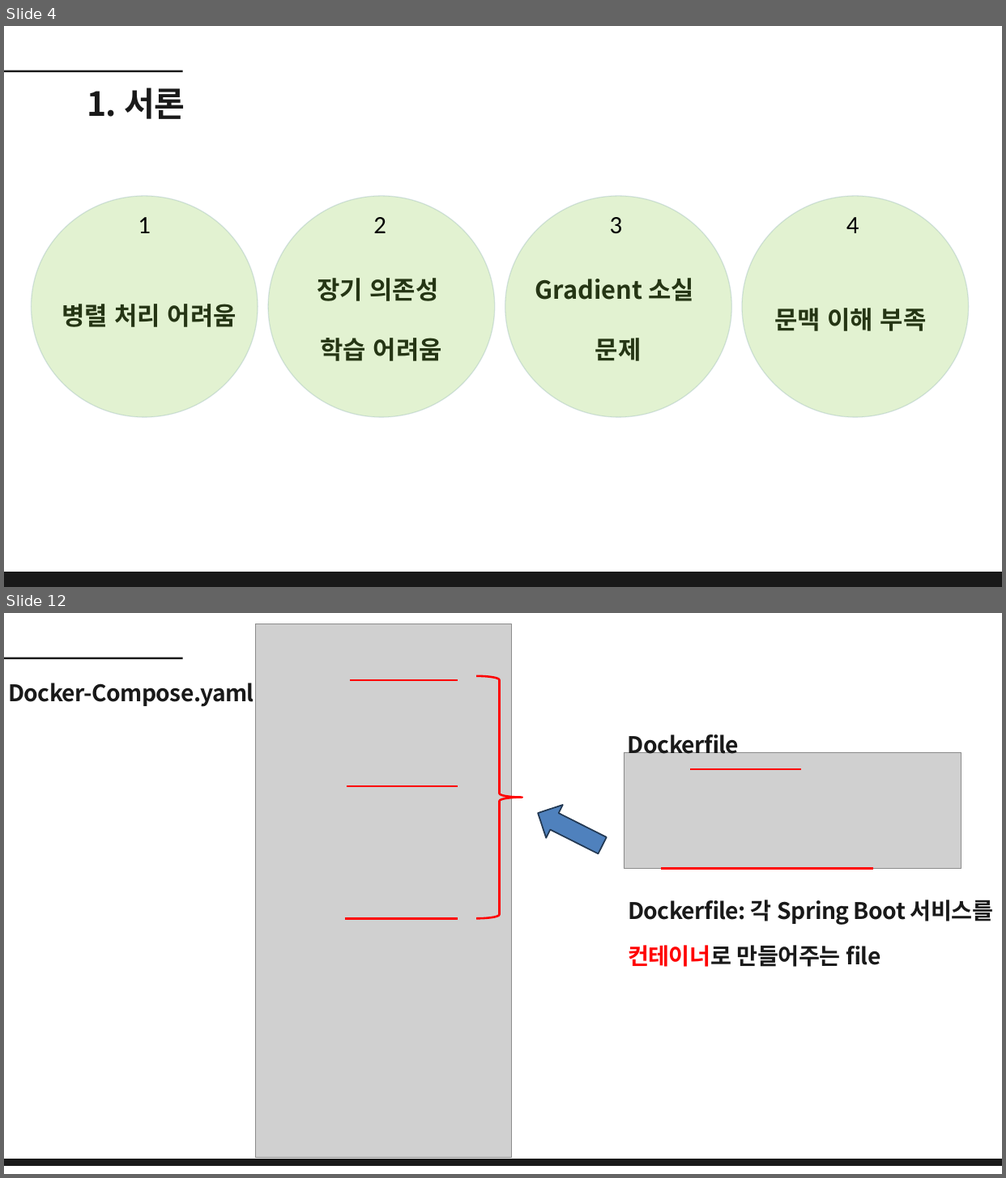
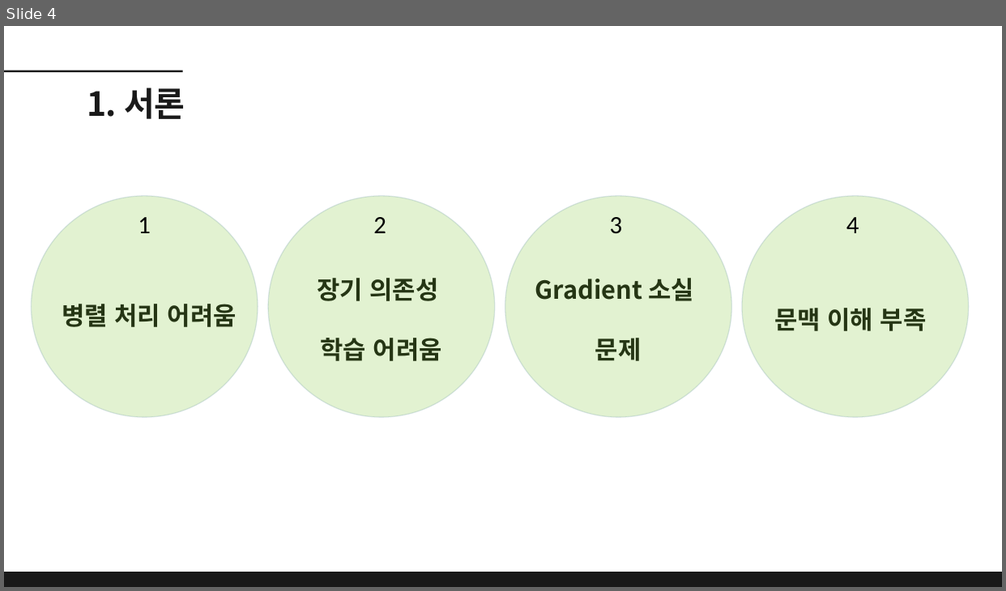
Before and after one commit to dbehdrbs0806/4th_2sem, a slide deck: ReinforcementLearning/20204077_유동균_Transformer 발표.pptx. Shown one above the other, each under a label of ours: slides 4 and 12 before the commit, slide 4 after it; the slides between them are not shown. The pictures are 1006x1178 and 1006x591 pixels, drawn with LibreOffice and Linux fonts; fonts in the diff are those of the drawing; grey boxes stand for pictures. Boxes give left, top, right and bottom in pixels: in the first picture for what was removed or moved away, otherwise in the second. Text is boxed around its words. In the diff, an @@ line names an element or a change of style, - is before the commit and + after.

```diff
--- a/ReinforcementLearning/20204077_유동균_Transformer 발표.pptx
+++ b/ReinforcementLearning/20204077_유동균_Transformer 발표.pptx
@@ slide 12 removed at (x1=4, y1=613, x2=1002, y2=1174), background #FFFFFF @@
@@ picture removed at (x1=255, y1=624, x2=511, y2=1157) @@
@@ line removed from (4, 658) to (183, 658) @@
@@ text removed at (x1=8, y1=683, x2=254, y2=707) @@
-Docker-Compose.yaml
@@ line removed from (350, 680) to (458, 680) @@
@@ right brace removed at (x1=476, y1=676, x2=522, y2=918) @@
@@ text removed at (x1=628, y1=730, x2=739, y2=754) @@
-Dockerfile
@@ picture removed at (x1=624, y1=752, x2=961, y2=868) @@
@@ line removed from (690, 769) to (801, 769) @@
@@ line removed from (347, 786) to (458, 786) @@
@@ right arrow removed at (x1=530, y1=796, x2=611, y2=862) @@
@@ line removed from (661, 868) to (873, 868) @@
@@ text removed at (x1=628, y1=900, x2=993, y2=967) @@
-Dockerfile: 각 Spring Boot 서비스를 컨테이너로 만들어주는 file
@@ line removed from (345, 918) to (458, 918) @@
@@ freeform shape removed at (x1=4, y1=1160, x2=1002, y2=1166) @@
```
Also in this commit, not shown: 4 slides changed, 8 slides added, 12 other slides removed.
